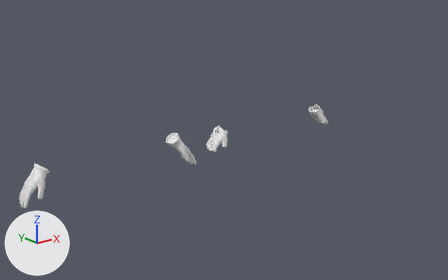
Before and after pictures for a commit that changed the Blender file Attires/Attires_Accessories/Attires_Accessories_Gloves/Attires_Accessories_Gloves_ALL.blend.
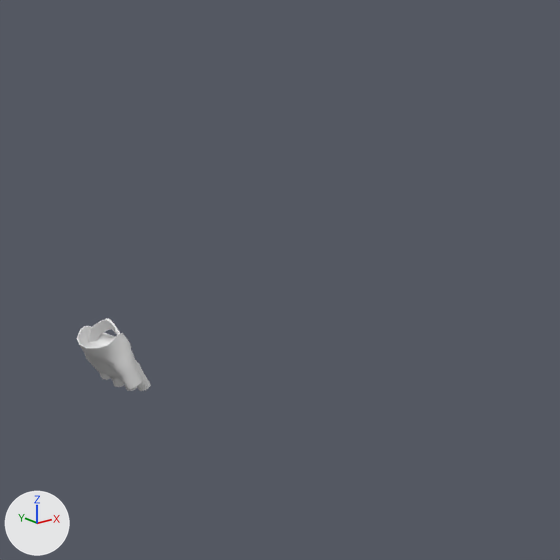
There are two pictures of each version: one whole from a 50 mm lens placed at (-1.96, -3.68, 2.42), pointed at (1.16, 0.22, 0.86), one close up on the part from 64% to 98% of the width and 6% to 61% of the height. The axes (+X, +Y, +Z) are drawn at lower left. The lights are the same throughout. The last two pictures show the newer version.

In view in the first close-up: 'Attire_Accessory_Gloves_GlovesLeather'.
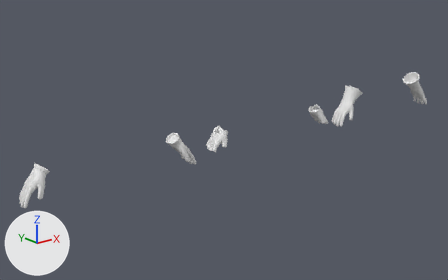
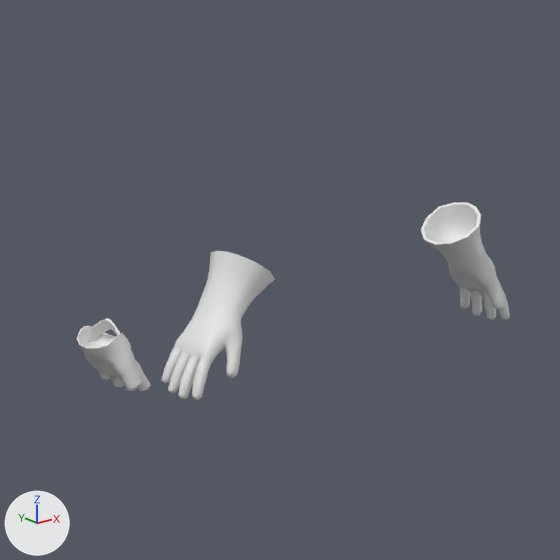
Pixel boxes (x1, y1, x2, y2) of what changed, in the close-ups (560 x 560 px):
'Attire_Accessory_Gloves_GlovesFirefighter', added: after (161, 202, 509, 400)

The change, as a list of edits to the scene's bpy script:
```text
Add me_attire_accessory_gloves_glovesfirefighter:
    me_attire_accessory_gloves_glovesfirefighter.from_pydata(...)  # 692 vertices, 696 faces; spans x 0.378..0.678, y -0.093..0.1, z 0.819..1.181
    me_attire_accessory_gloves_glovesfirefighter.polygons.foreach_set('use_smooth', [True] * 696)
Add ob_attire_accessory_gloves_glovesfirefighter:
    ob_attire_accessory_gloves_glovesfirefighter = bpy.data.objects.new('Attire_Accessory_Gloves_GlovesFirefighter', me_attire_accessory_gloves_glovesfirefighter)
    ob_attire_accessory_gloves_glovesfirefighter.location = (3.0, 0.0, 0.0)
    _m = ob_attire_accessory_gloves_glovesfirefighter.modifiers.new('Mirror', 'MIRROR')
    _m.use_clip = True
```
